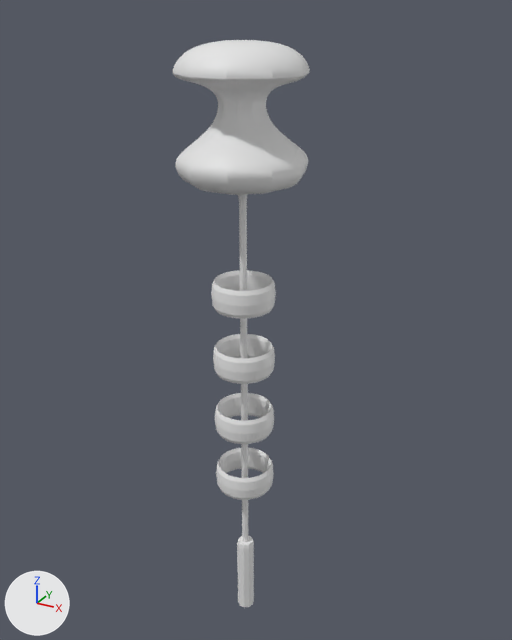
The Blender file blender/hangar.blend as it was, and as the next commit left it.
Before and after are seen from a 50 mm camera at (104.2, -189.7, 34.6) aimed at (-3.2, 5.7, -63.1). The axes (+X, +Y, +Z) are drawn at lower left. The lights are the same throughout.

Script lines for the objects in view, before the commit:
```python
me_mesh_003 = bpy.data.meshes.new('Mesh.003')
me_mesh_003.from_pydata(...)  # 750 vertices, 742 faces; spans x -0.63..0.63, y -5.1..1.44, z -0.6..0.6
me_mesh_003.polygons.foreach_set('use_smooth', [True] * 742)
me_mesh_003.materials.append(None)
me_torus_001 = bpy.data.meshes.new('Torus.001')
me_torus_001.from_pydata(...)  # a torus around z (ring radius 0.76, tube radius 0.08) spanning x -0.84..0.84, y -0.84..0.84, z -0.08..0.08
ob_contorno_principal = bpy.data.objects.new('Contorno principal', me_mesh_003)
ob_contorno_principal.location = (-4.4, -0.7, -20.4)
ob_contorno_principal.rotation_euler = (1.571, 0.0, 0.0)  # degrees (90, 0, 0)
ob_contorno_principal.scale = (32.4, 32.4, 32.4)
ob_halo = bpy.data.objects.new('Halo', me_torus_001)
ob_halo.location = (-4.4, -0.7, -51.5)
ob_halo.scale = (12.6, 12.6, 59.3)
_m = ob_halo.modifiers.new('Array', 'ARRAY')
_m.count = 4
_m.relative_offset_displace = (0.0, 0.0, -2.5)
```
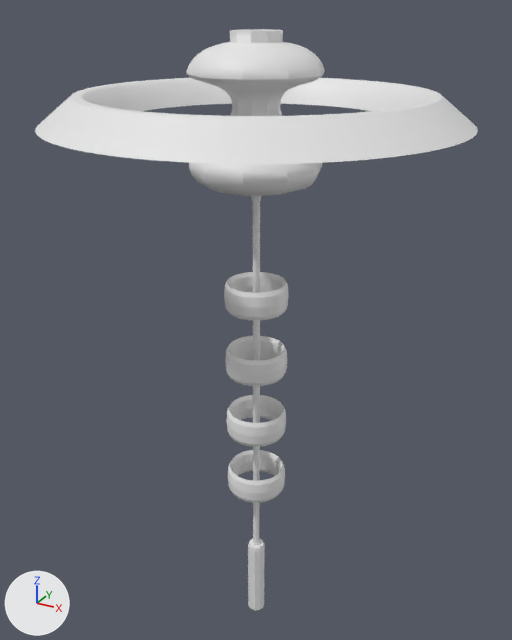
Location of each change, (x1, y1, x2, y2) in pixels of the pictures (512 x 640 px):
'Contorno pasillo', added: after (35, 78, 478, 164)
'Contorno principal', reshaped, moved: before (173, 40, 310, 607); after (187, 29, 325, 610)
'Halo', moved: before (211, 270, 276, 500); after (224, 272, 289, 503)
part 1 of me_mesh_003, built on: before (217, 41, 268, 43); after (230, 29, 283, 43)

Diff of the bpy script that builds the scene:
```diff
--- a/blender/hangar.blend.py
+++ b/blender/hangar.blend.py
@@ me_mesh_003 @@
 # used by ob_contorno_principal; location = (-4.4, -0.7, -20.4); rotation_euler = (1.571, 0.0, 0.0), in degrees (90, 0, 0); scale = (32.4, 32.4, 32.4)
-me_mesh_003.from_pydata(...)  # 750 vertices, 742 faces; spans x -0.63..0.63, y -5.1..1.44, z -0.6..0.6
+me_mesh_003.from_pydata(...)  # 780 vertices, 771 faces; spans x -0.63..0.63, y -5.1..1.53, z -0.6..0.6
+# me_mesh_003 part 1
+# 10 faces are deleted
+# 10 vertices are added at x -0.23..0.23, y 1.43, z -0.22..0.22
+# 20 new vertices lie (0.0, 0.09, 0.0) away from vertices in x -0.23..0.23, y 1.43..1.44, z -0.22..0.22
+# 39 new faces join them
@@ me_nurbscircle_001 @@
+me_nurbscircle_001.from_pydata(...)  # 5760 vertices, 5760 faces; spans x -1.43..1.43, y -1.43..1.43, z 0.0..0.19
@@ ob_contorno_principal @@
 ob_contorno_principal = bpy.data.objects.new('Contorno principal', me_mesh_003)
-ob_contorno_principal.location = (-4.4, -0.7, -20.4)
+ob_contorno_principal.location = (0.0, 0.0, -20.4)
 ob_contorno_principal.rotation_euler = (1.571, 0.0, 0.0)  # degrees (90, 0, 0)
@@ ob_halo @@
 ob_halo = bpy.data.objects.new('Halo', me_torus_001)
-ob_halo.location = (-4.4, -0.7, -51.5)
+ob_halo.location = (0.0, 0.0, -51.5)
 ob_halo.scale = (12.6, 12.6, 59.3)
@@ ob_contorno_pasillo @@
+ob_contorno_pasillo = bpy.data.objects.new('Contorno pasillo', me_nurbscircle_001)
+ob_contorno_pasillo.location = (0.0, 0.0, 3.9)
+ob_contorno_pasillo.scale = (44.1, 44.1, 44.1)
```
